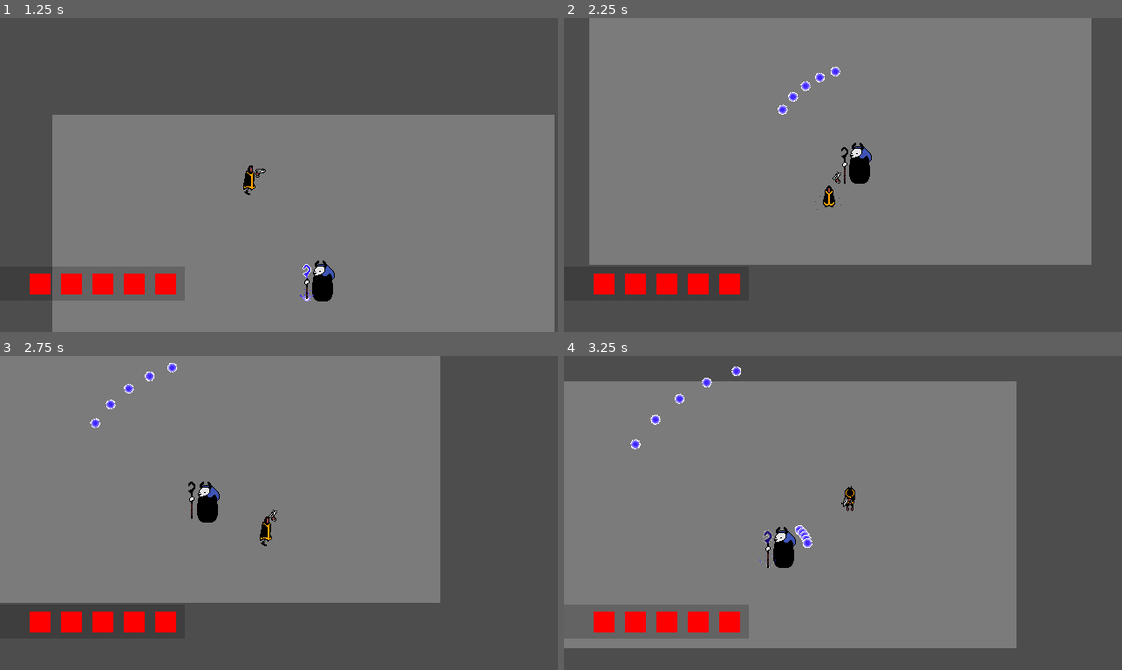
Above: before the commit, frames 1-4 (two rows, left to right).
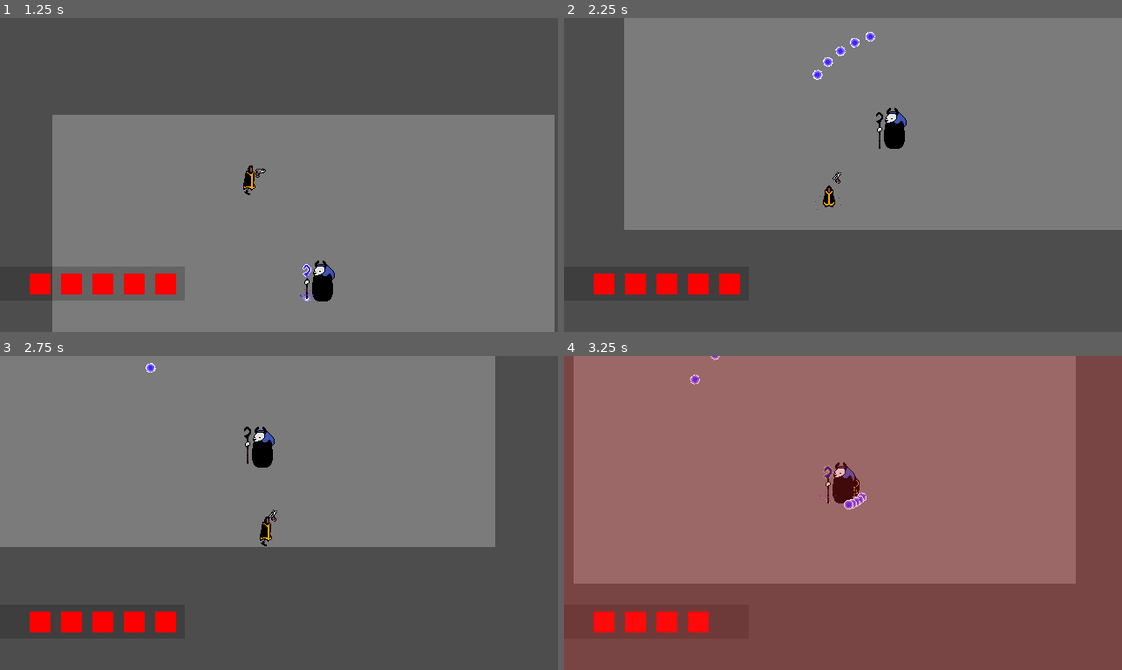
Above: after the commit, the same moments.

Repository: Lukko-Digital/WellesleyGameJam2024
Game: Godot game, scene res://src/main.tscn
Same seed, same stepped clock (60 frames per second), same inputs: the game is played once before the commit and once after it.
Inputs (mouse positions are in pixels of both pictures, inside the frame that each line leads up to):
- Up to frame 1 (1.25 s): move the mouse to (401, 159) at 0.52 s; hold D (right) from 0.53 s (still down); hold Shift (roll) from 0.53 s (still down)
- Up to frame 2 (2.25 s): move the mouse to (731, 190) at 1.27 s; release D (right) at 1.28 s; release Shift (roll) at 1.28 s; hold S (down) 1.28-2.03 s; click (731, 190) at 1.35 s; tap Shift (roll) at 1.55 s; move the mouse to (898, 105) at 2.02 s; hold D (right) from 2.03 s (still down); hold Shift (roll) from 2.03 s (still down)
- Up to frame 3 (2.75 s): keep holding D (right); keep holding Shift (roll)
- Up to frame 4 (3.25 s): move the mouse to (815, 575) at 2.77 s; release D (right) at 2.78 s; release Shift (roll) at 2.78 s; hold W (up) from 2.78 s (still down); tap Shift (roll) at 2.85 s

Frame 1 is identical in both runs. In frame 2, 19% of the frame differs, in the area x 4-100%, y 0-79%; in frame 3, 21%; in frame 4, 99%, in the area x 0-100%, y 0-100%.

Commit message:
lock movement during rollg

Diff:
--- a/src/player/player.gd
+++ b/src/player/player.gd
@@ -35,23 +35,25 @@
 
 func _physics_process(delta):
 	if dead: return
-	var direction = handle_movement()
-	handle_animation(direction)
+	handle_movement()
+	handle_animation()
 	handle_attack()
+	move_and_slide()
+
 
 func handle_movement():
+	if rolling: return
 	var direction = Vector2(
 		Input.get_axis("left", "right"), Input.get_axis("up", "down")
 	).normalized()
 	velocity = direction * SPEED
-	move_and_slide()
-	return direction
 
 
-func handle_animation(direction: Vector2):
+func handle_animation():
 	if rolling:
 		return
-	match direction.round():
+	var direction = velocity.normalized().round()
+	match direction:
 		Vector2.ZERO:
 			if idle_dir == Vector2.DOWN:
 				sprite.play("idle_front")
